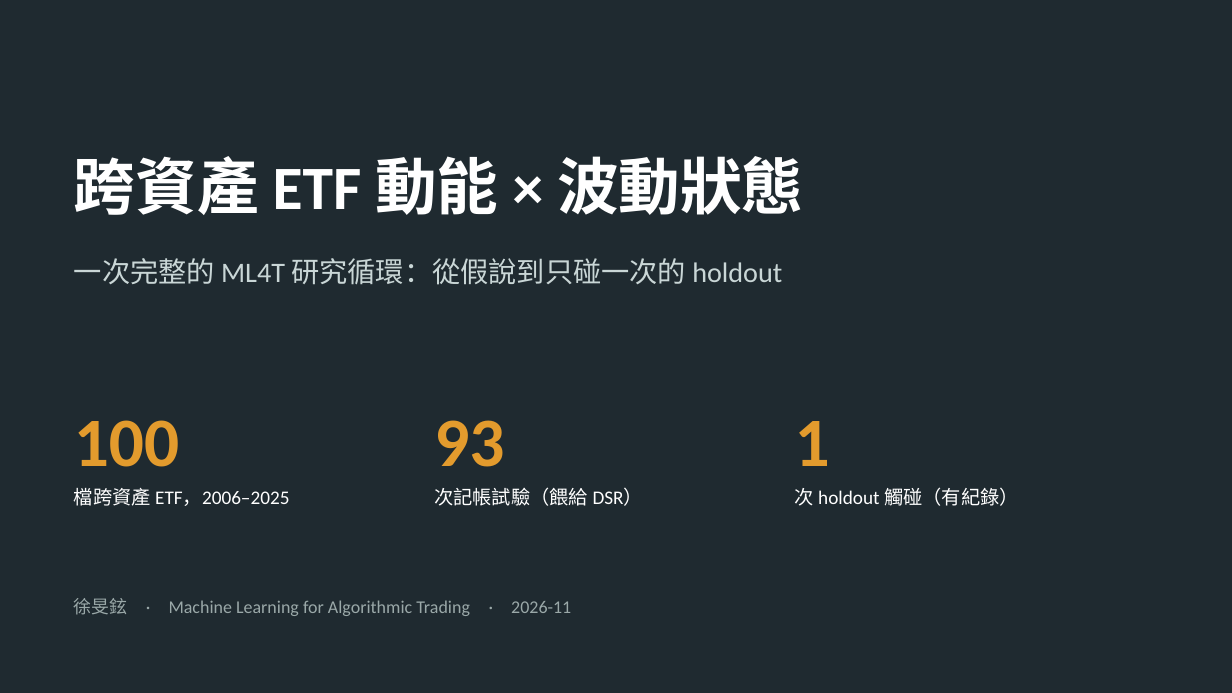
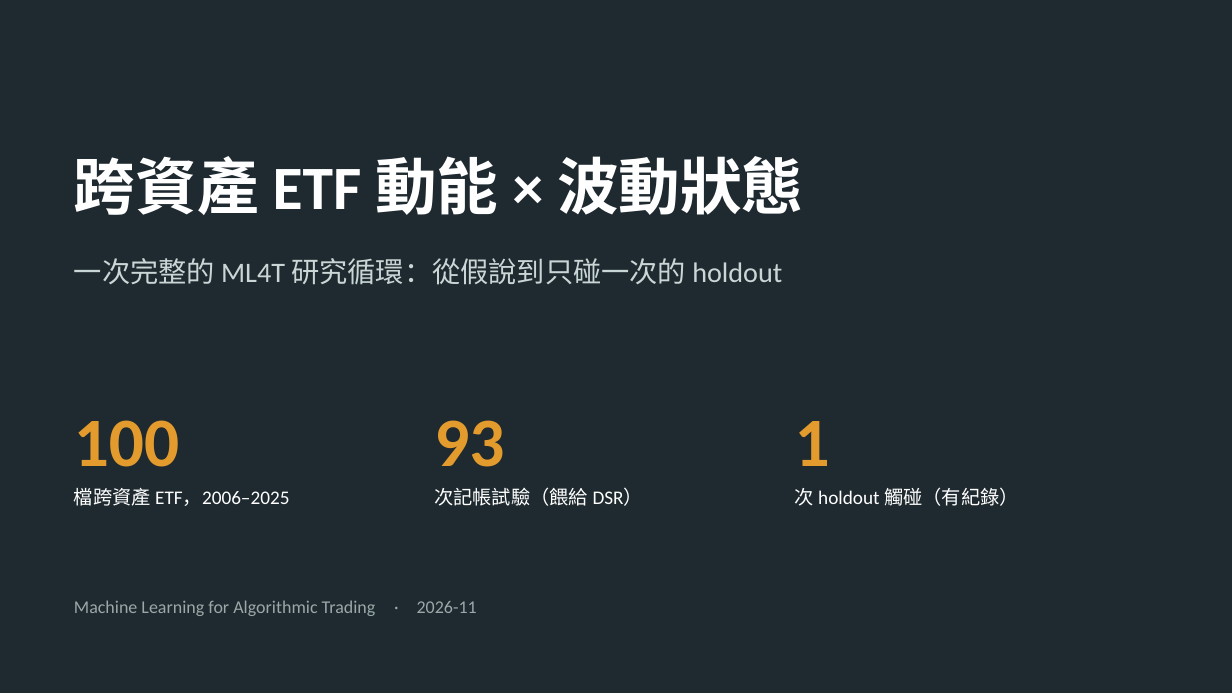
Before and after one commit to StanHsu0348/ml4t-midterm-etf-momentum, a slide deck: slide 1 of slides/midterm_presentation.pptx. Drawn at 1232x693 pixels with LibreOffice and Linux fonts; fonts in the diff are those of the drawing. Boxes give left, top, right and bottom in pixels: in the first picture for what was removed or moved away, otherwise in the second. Text is boxed around its words. In the diff, an @@ line names an element or a change of style, - is before the commit and + after.

```diff
--- a/slides/midterm_presentation.pptx
+++ b/slides/midterm_presentation.pptx
@@ text at bbox=[74, 600, 477, 616]: text changed @@
-徐旻鉉 · Machine Learning for Algorithmic Trading · 2026-11
+Machine Learning for Algorithmic Trading · 2026-11
```
Also in this commit, not shown: 5 other files.
